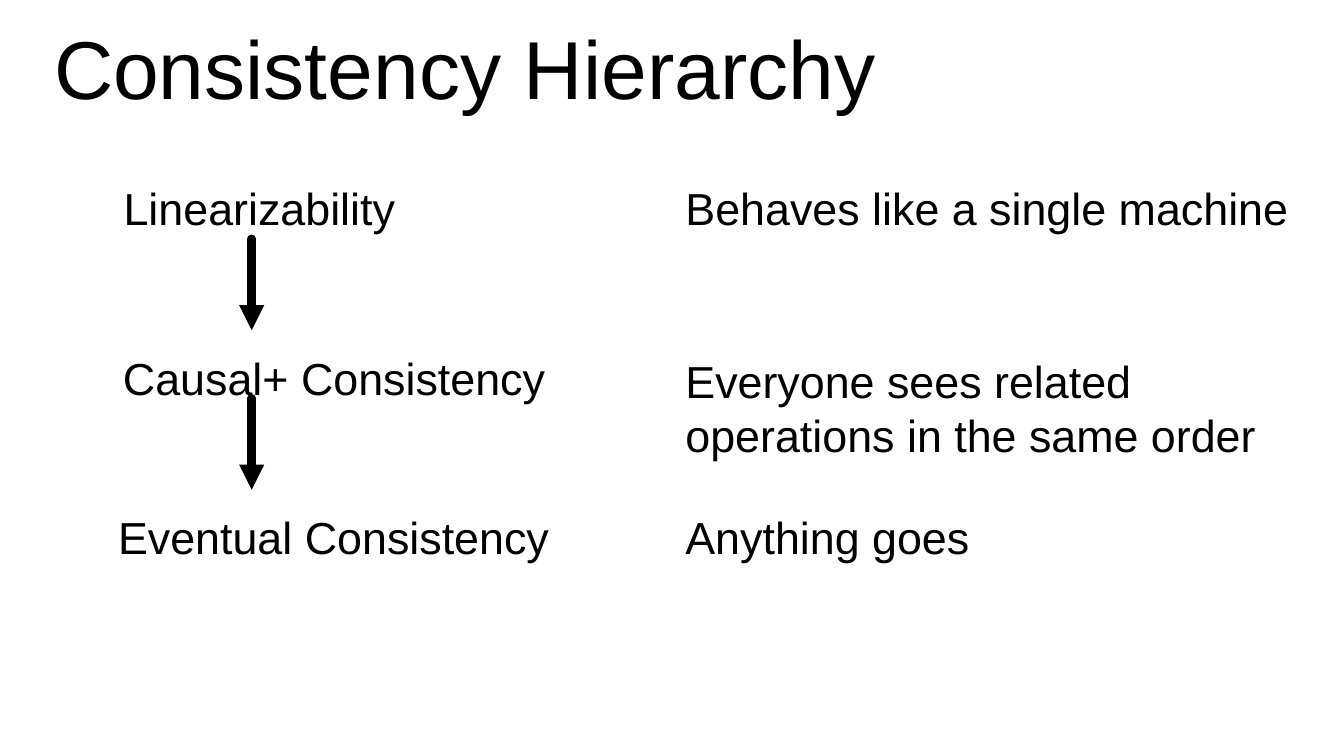
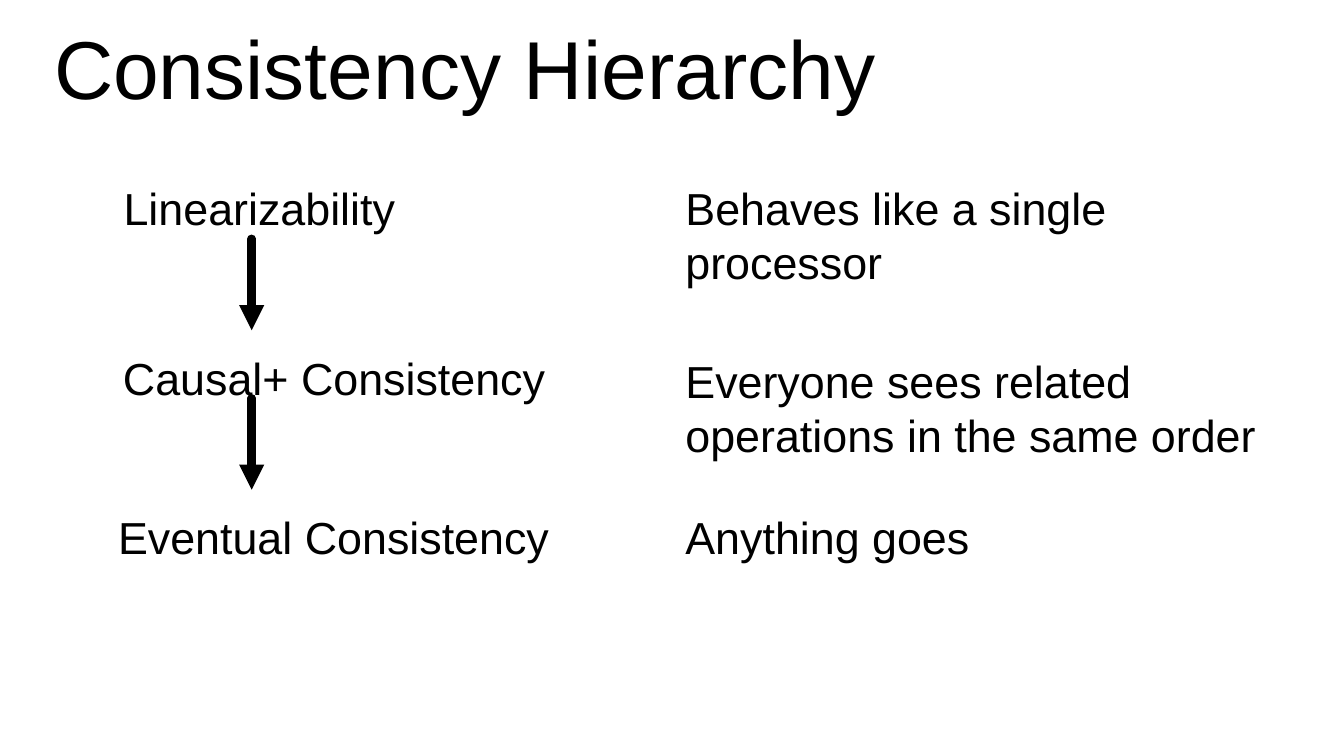
Before and after one commit to cos316/cos316-web, a slide deck: slide 24 of lectures/L17-consistency.pptx. Drawn at 1344x756 pixels with LibreOffice and Linux fonts; fonts in the diff are those of the drawing. Boxes give left, top, right and bottom in pixels: in the first picture for what was removed or moved away, otherwise in the second. Text is boxed around its words. In the diff, an @@ line names an element or a change of style, - is before the commit and + after.

Commit message:
Updated consistency slides

```diff
--- a/lectures/L17-consistency.pptx
+++ b/lectures/L17-consistency.pptx
@@ text at [685,192,1106,288]: text changed @@
-Behaves like a single machine
+Behaves like a single processor
```
Also in this commit, not shown: 8 other slides changed, 1 other file.
